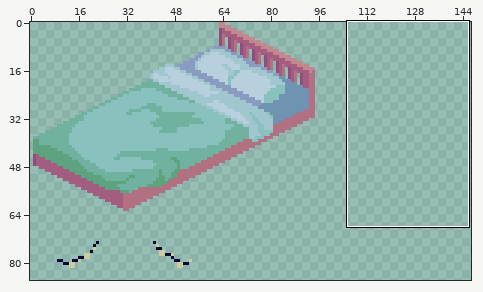
Sprite sheet -- Wooft/Assets/Sprites/Wooft_Isometric_Tiles_BaseBedroom.png. Above, an overview of the earlier version with the close-up marked.
Close-up. First the earlier version:
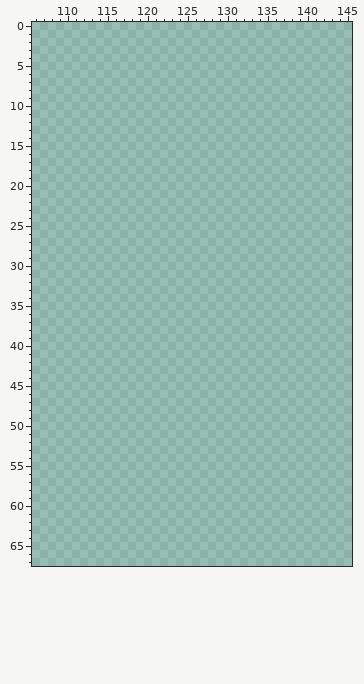
The file is 256x256 pixels. Shown: x 106..145, y 0..67. The wide view leaves out empty margins.
The result:
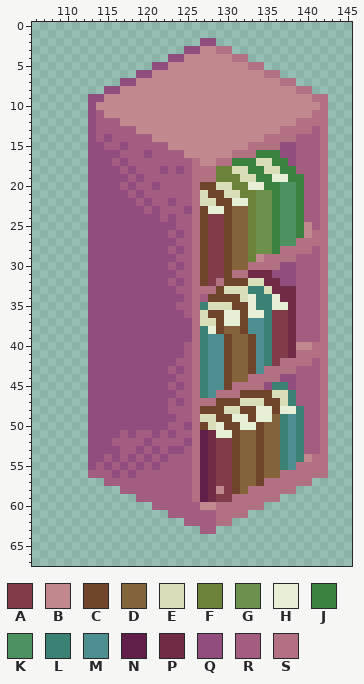
Palette (. is transparent): A #823b48  B #c1898d  C #70432b  D #82633b  E #d9ddb8  F #6b823b  G #6c914d  H #e7efd7  J #3b8240  K #4d9160  L #3b8275  M #4d8f91  N #601f48  P #702b47  Q #914d7d  R #a35d80  S #b27083
From old to new:
@@ x 106..145 @@
  1 ........................................
- 2 ........................................
- 3 ........................................
- 4 ........................................
- 5 ........................................
- 6 ........................................
- 7 ........................................
- 8 ........................................
- 9 ........................................
-10 ........................................
-11 ........................................
-12 ........................................
-13 ........................................
-14 ........................................
-15 ........................................
-16 ........................................
-17 ........................................
-18 ........................................
-19 ........................................
-20 ........................................
-21 ........................................
-22 ........................................
-23 ........................................
-24 ........................................
-25 ........................................
-26 ........................................
-27 ........................................
-28 ........................................
-29 ........................................
-30 ........................................
-31 ........................................
-32 ........................................
-33 ........................................
-34 ........................................
-35 ........................................
-36 ........................................
-37 ........................................
-38 ........................................
-39 ........................................
-40 ........................................
-41 ........................................
-42 ........................................
-43 ........................................
-44 ........................................
-45 ........................................
-46 ........................................
-47 ........................................
-48 ........................................
-49 ........................................
-50 ........................................
-51 ........................................
-52 ........................................
-53 ........................................
-54 ........................................
-55 ........................................
-56 ........................................
-57 ........................................
-58 ........................................
-59 ........................................
-60 ........................................
-61 ........................................
-62 ........................................
-63 ........................................
+ 2 .....................QQ.................
+ 3 ...................QQBBSS...............
+ 4 .................QQBBBBBBSS.............
+ 5 ...............QQBBBBBBBBBBSS...........
+ 6 .............QQBBBBBBBBBBBBBBSS.........
+ 7 ...........QQBBBBBBBBBBBBBBBBBBSS.......
+ 8 .........QQBBBBBBBBBBBBBBBBBBBBBBSS.....
+ 9 .......QQBBBBBBBBBBBBBBBBBBBBBBBBBBSS...
+10 .......QBBBBBBBBBBBBBBBBBBBBBBBBBBBBS...
+11 .......QRBBBBBBBBBBBBBBBBBBBBBBBBBBSS...
+12 .......QRRRBBBBBBBBBBBBBBBBBBBBBBSSSS...
+13 .......QRRRRRBBBBBBBBBBBBBBBBBBSSSSRS...
+14 .......QRQRRRRRBBBBBBBBBBBBBBSSSSRRRS...
+15 .......QQRRQRRRRRBBBBBBBBBBSSSSQQRRRS...
+16 .......QQQQRRRQRRRRBBBBBBSSSJJJQQRRRS...
+17 .......QQQRQRRRRRRRRSBBSSJJJEEJJQRRRS...
+18 .......QQQQRQRRRQRQRSSSFFEEJJEEJJRRRS...
+19 .......QQQQQRQRRRRRRSSSFFFEEJJHHJJRRS...
+20 .......QQQQRQRRQRRRRSCCEEFFHHJJKKJRRS...
+21 .......QQQQQRQRRRRRRSECCEEFFGGJKKJRRS...
+22 .......QQQQQQRQRRQRRSEECCHHFGGJKKJRRS...
+23 .......QQQQQQQRQRRRQSCHHCDDFGGJKKJRRS...
+24 .......QQQQQQQQQRQRRSCAACDDFGGJKKJRRS...
+25 .......QQQQQQQQQQQRRSCAACDDFGGJKKJBRS...
+26 .......QQQQQQQQQQRQRSCAACDDFGGJKKJBSS...
+27 .......QQQQQQQQQQQRRSCAACDDFGGJKKSSSS...
+28 .......QQQQQQQQQQRQRSCAACDDFGGJSSSSRS...
+29 .......QQQQQQQQQQQRRSCAACDDFBSSSSRRRS...
+30 .......QQQQQQQQQQRQRSCAACDDSSSSQQRRRS...
+31 .......QQQQQQQQQQQRRSCAACSSPPPQQQRRRS...
+32 .......QQQQQQQQQQRQRSCASCCCEEPPQQRRRS...
+33 .......QQQQQQQQQQQRRSSSCEEELLEPPPRRRS...
+34 .......QQQQQQQQQQQQRSRCCCCEHLLHPPRRRS...
+35 .......QQQQQQQQQQQRRSLEEECCHLLHHPRRRS...
+36 .......QQQQQQQQQQQQRSECCHHCHHLAAPRRRS...
+37 .......QQQQQQQQQQQQQSEECHHCMMLAAPRRRS...
+38 .......QQQQQQQQQQQQQSLHCDDCMMLAAPRRRS...
+39 .......QQQQQQQQQQQQQSLMMCDDCMLAAPRRRS...
+40 .......QQQQQQQQQQQQRSLMMCDDCMLAAPBBSS...
+41 .......QQQQQQQQQQQQRSLMMCDDCMLAAPSSSS...
+42 .......QQQQQQQQQQQRRSLMMCDDCMLASSSSRS...
+43 .......QQQQQQQQQQRQRSLMMCDDCMSSSSRRRS...
+44 .......QQQQQQQQQQQRRSLMMCDDSSSSQQRRRS...
+45 .......QQQQQQQQQQRQRSLMMCSSSSQLLQRRRS...
+46 .......QQQQQQQQQQQRRSLMSSSCCCCEELRRRS...
+47 .......QQQQQQQQQQRQRSSSCCCEEECCELRRRS...
+48 .......QQQQQQQQQQRRRSCCCEECCHHCHHLRRS...
+49 .......QQQQQQQQQQQRRSEECCHHCHHDLMLRRS...
+50 .......QQQQQQQQQQRRQSCEHCCHHCDDLMLRRS...
+51 .......QQQQRQRRQRQRRSNPHHCDDCDDLMLRRS...
+52 .......QQQRRRRQRRRRQSNPAACDDCDDLMLRRS...
+53 .......QQQQRRQRQRQQRSNPAACDDCDDLMLRRS...
+54 .......QQRQRQRQRQRRRSNPAACDDCDDLMLBSS...
+55 .......QRQRQRQRQRRRRSNPAACDDCDDLMSSSS...
+56 .......RRRQRQRRRRRRRSNPAACDDCDDSSSSSS...
+57 .........RRRRRRRRRRRSNPAACDDCSSSSSS.....
+58 ...........RRRRRRRRRSNPBACDSSSSSS.......
+59 .............RRRRRRRSNPAASSSSSS.........
+60 ...............RRRRRRBBSSSSSS...........
+61 .................RRRRRRSSSS.............
+62 ...................RRRRSS...............
+63 .....................RR.................
 64 ........................................
Where, in picture pixels (left, top, right, bottom), the same in both close-ups:
added: (88, 38, 328, 534)
